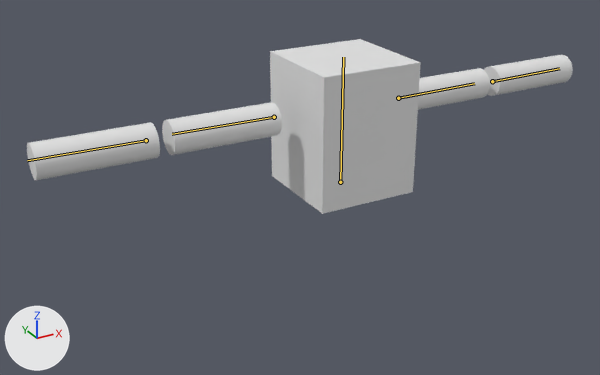
The Blender file Blender/CubeReed/CubeReed.blend, before and after one commit.
Rendered twice from a 50 mm lens placed at (-1.71, -2.75, 2.41), pointed at (-0.21, -0.01, 1.04). Lighting does not change. The marker at lower left points along +X, +Y and +Z. The first picture is the older version. The bones that bend it are drawn over the model as lines.

Objects in the first picture: 'CubeReed'.
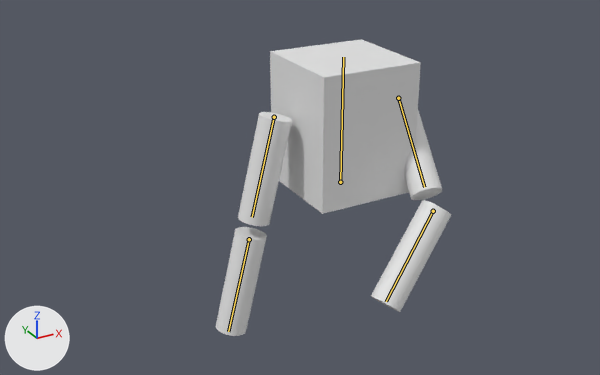
The newer file adds an action. The first version stands in its rest pose; the second is drawn at frame 21 of the action 'Enemy_Single_Swing'.

The edits, one by one:
Bone 'Bone_UA_L' (bone_bone_ua_l) turns from (0, 0, 0) to (-61, 37, -149) degrees about its own x, y and z.
Bone 'Bone_LA_L' (bone_bone_la_l) turns from (0, 0, 0) to (-35, -125, -9) degrees about its own x, y and z.
Bone 'Bone_UA_R' (bone_bone_ua_r) turns from (0, 0, 0) to (76, 0, 0) degrees about its own x, y and z.

Changed parts and their boxes (x1, y1, x2, y2) in the pictures (600 x 375 px):
'CubeReed', posed (57% narrower, 69% taller)
    before: (27, 39, 573, 214)
    after: (216, 39, 451, 336)
bone 'Bone_UA_L', root to tip
    before: (398, 98) to (474, 83)
    after: (398, 98) to (424, 187)
bone 'Bone_LA_L', root to tip
    before: (492, 81) to (559, 68)
    after: (433, 211) to (386, 301)
bone 'Bone_UA_R', root to tip
    before: (274, 117) to (172, 134)
    after: (274, 117) to (252, 217)
